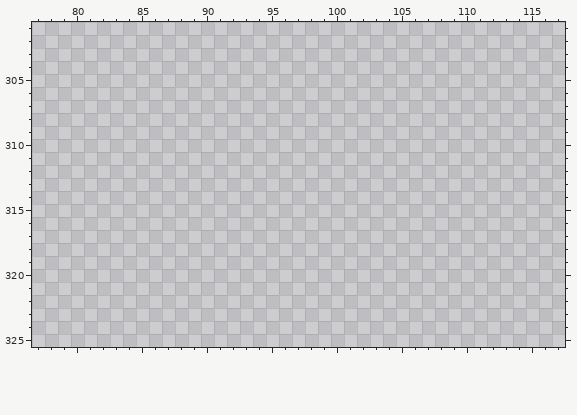
Pixel-art file, stored at Assets/Artwork/Tileset.aseprite. The first picture shows the starting point.
500x500 pixels, 1 frame. Pixels under 10% opacity are left out. Colours within 5 levels of each other are drawn and written as one. Shown: x 77..117, y 301..325. The commit also changed other parts of the picture, which this record leaves out.
After the commit:
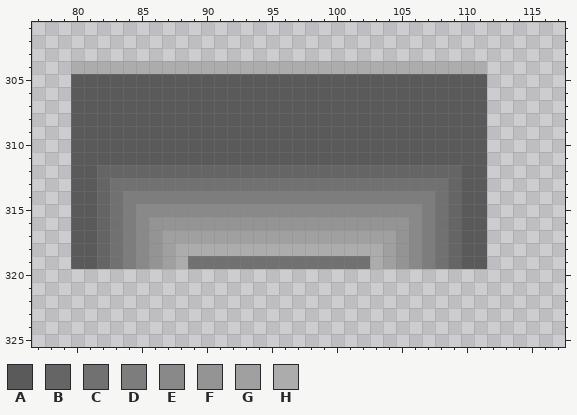
Palette (. is transparent): A #5a5a5a  B #656565  C #717171  D #7d7d7d  E #898989  F #949494  G #a0a0a0  H #acacac
The exact change:
{"where": "layer \"Layer 1\""}
{"y":304,"x":80,"old":"................................","new":"HHHHHHHHHHHHHHHHHHHHHHHHHHHHHHHH"}
{"y":305,"x":80,"old":"................................","new":"AAAAAAAAAAAAAAAAAAAAAAAAAAAAAAAA"}
{"y":306,"x":80,"old":"................................","new":"AAAAAAAAAAAAAAAAAAAAAAAAAAAAAAAA"}
{"y":307,"x":80,"old":"................................","new":"AAAAAAAAAAAAAAAAAAAAAAAAAAAAAAAA"}
{"y":308,"x":80,"old":"................................","new":"AAAAAAAAAAAAAAAAAAAAAAAAAAAAAAAA"}
{"y":309,"x":80,"old":"................................","new":"AAAAAAAAAAAAAAAAAAAAAAAAAAAAAAAA"}
{"y":310,"x":80,"old":"................................","new":"AAAAAAAAAAAAAAAAAAAAAAAAAAAAAAAA"}
{"y":311,"x":80,"old":"................................","new":"AAAAAAAAAAAAAAAAAAAAAAAAAAAAAAAA"}
{"y":312,"x":80,"old":"................................","new":"AABBBBBBBBBBBBBBBBBBBBBBBBBBBBAA"}
{"y":313,"x":80,"old":"................................","new":"AABCCCCCCCCCCCCCCCCCCCCCCCCCCBAA"}
{"y":314,"x":80,"old":"................................","new":"AABCDDDDDDDDDDDDDDDDDDDDDDDDCBAA"}
{"y":315,"x":80,"old":"................................","new":"AABCDEEEEEEEEEEEEEEEEEEEEEEDCBAA"}
{"y":316,"x":80,"old":"................................","new":"AABCDEFFFFFFFFFFFFFFFFFFFFEDCBAA"}
{"y":317,"x":80,"old":"................................","new":"AABCDEFGGGGGGGGGGGGGGGGGGFEDCBAA"}
{"y":318,"x":80,"old":"................................","new":"AABCDEFGHHHHHHHHHHHHHHHHGFEDCBAA"}
{"y":319,"x":80,"old":"................................","new":"AABCDEFGHCCCCCCCCCCCCCCHGFEDCBAA"}
{"label":"added","picture_box":[71,61,487,269]}
